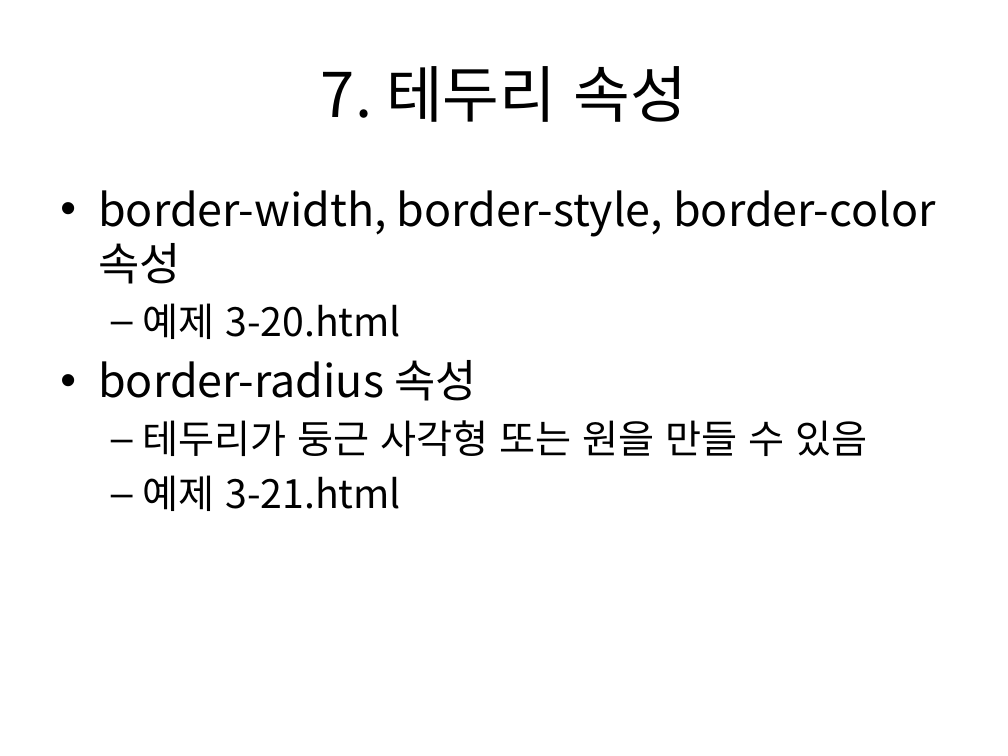
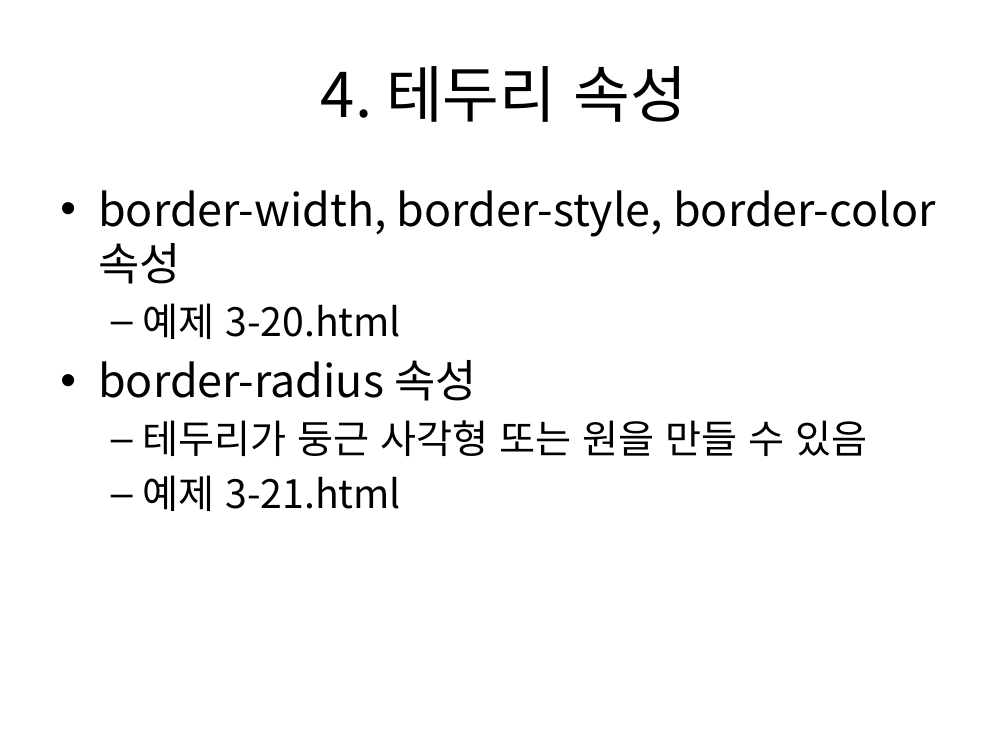
Before and after one commit to kdkcom1234/git2021, a slide deck: slide 17 of 1-html-css/03. CSS3 선택자 및 스타일 속성(1).pptx. Drawn at 1008x756 pixels with LibreOffice and Linux fonts; fonts in the diff are those of the drawing. Boxes give left, top, right and bottom in pixels: in the first picture for what was removed or moved away, otherwise in the second. Text is boxed around its words. In the diff, an @@ line names an element or a change of style, - is before the commit and + after.

```diff
--- a/1-html-css/03. CSS3 선택자 및 스타일 속성(1).pptx
+++ b/1-html-css/03. CSS3 선택자 및 스타일 속성(1).pptx
@@ title at (321,66,686,122): text changed @@
-7. 테두리 속성
+4. 테두리 속성
```
Also in this commit, not shown: 12 other slides changed.
